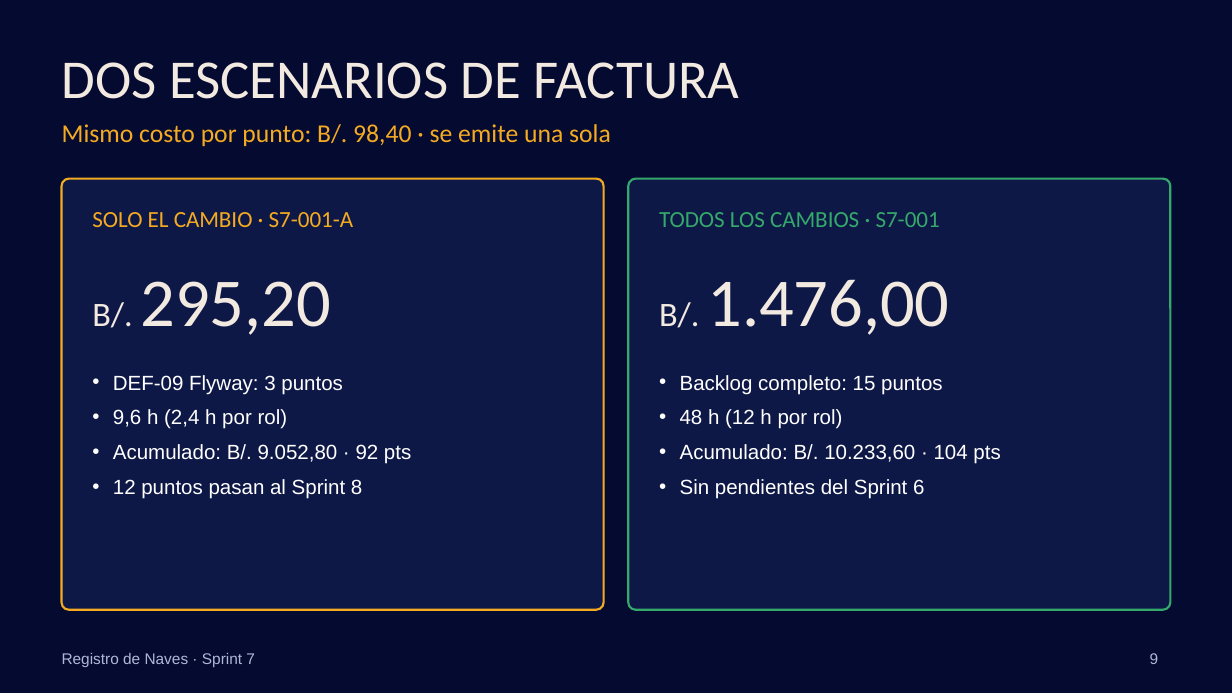
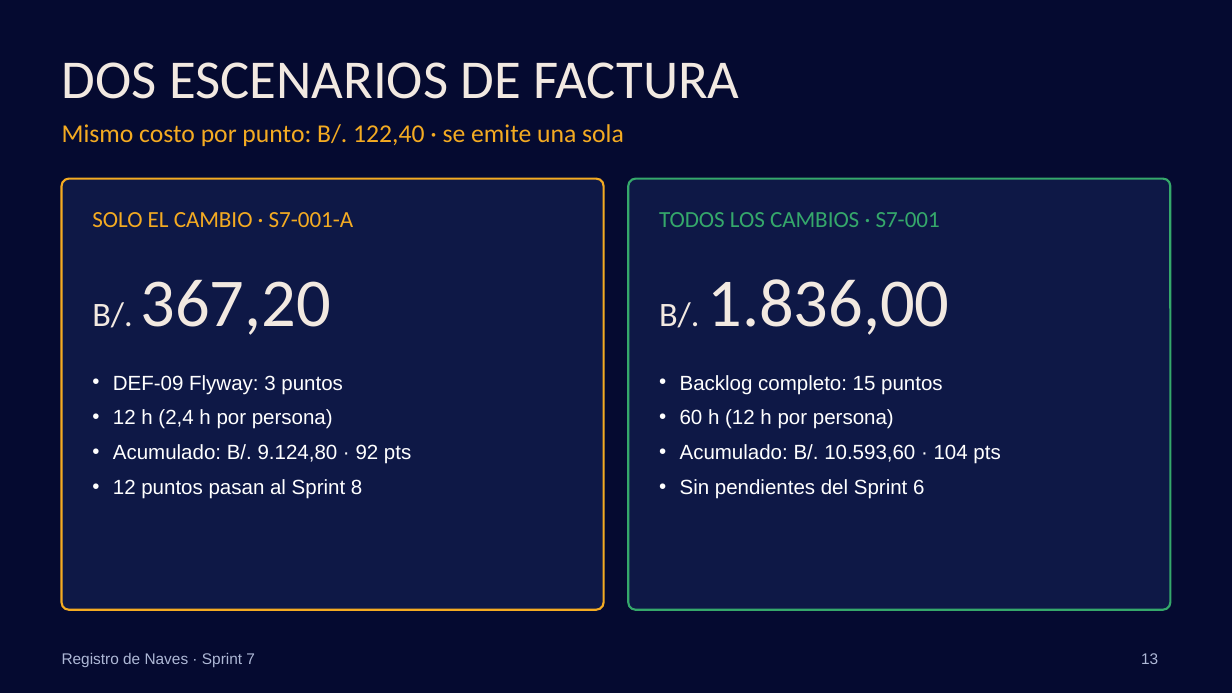
Before and after one commit to torres-martin/registro-maritimo-digital, a slide deck: slide 13 of docs/Sprint7-RegistroNaves.pptx (slide 9 before the commit). Drawn at 1232x693 pixels with LibreOffice and Linux fonts; fonts in the diff are those of the drawing; background and template pictures are left out. Boxes give left, top, right and bottom in pixels: in the first picture for what was removed or moved away, otherwise in the second. Text is boxed around its words. In the diff, an @@ line names an element or a change of style, - is before the commit and + after.

```diff
--- a/docs/Sprint7-RegistroNaves.pptx
+++ b/docs/Sprint7-RegistroNaves.pptx
@@ text at <box>62,124,624,146</box>: text changed @@
-Mismo costo por punto: B/. 98,40 · se emite una sola
+Mismo costo por punto: B/. 122,40 · se emite una sola
@@ text at <box>92,279,331,335</box>: text changed @@
-B/. 295,20
+B/. 367,20
@@ text at <box>659,279,949,335</box>: text changed @@
-B/. 1.476,00
+B/. 1.836,00
@@ text at <box>113,409,411,464</box>: text changed @@
-• 9,6 h (2,4 h por rol)
-• Acumulado: B/. 9.052,80 · 92 pts
+• 12 h (2,4 h por persona)
+• Acumulado: B/. 9.124,80 · 92 pts
@@ text at <box>680,409,1000,464</box>: text changed @@
-• 48 h (12 h por rol)
-• Acumulado: B/. 10.233,60 · 104 pts
+• 60 h (12 h por persona)
+• Acumulado: B/. 10.593,60 · 104 pts
@@ page number at <box>1141,653,1158,664</box>: text changed @@
-9
+13
```
Also in this commit, not shown: 5 other slides changed, 5 slides added, 3 other files.
